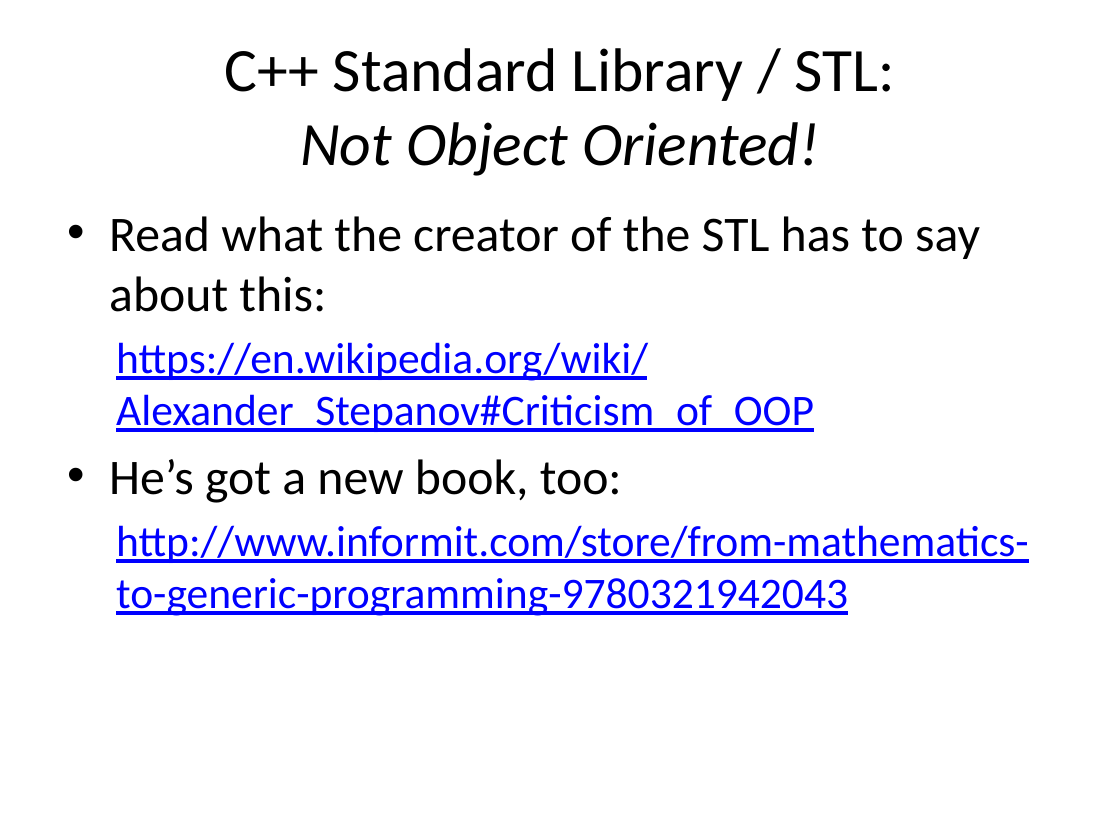
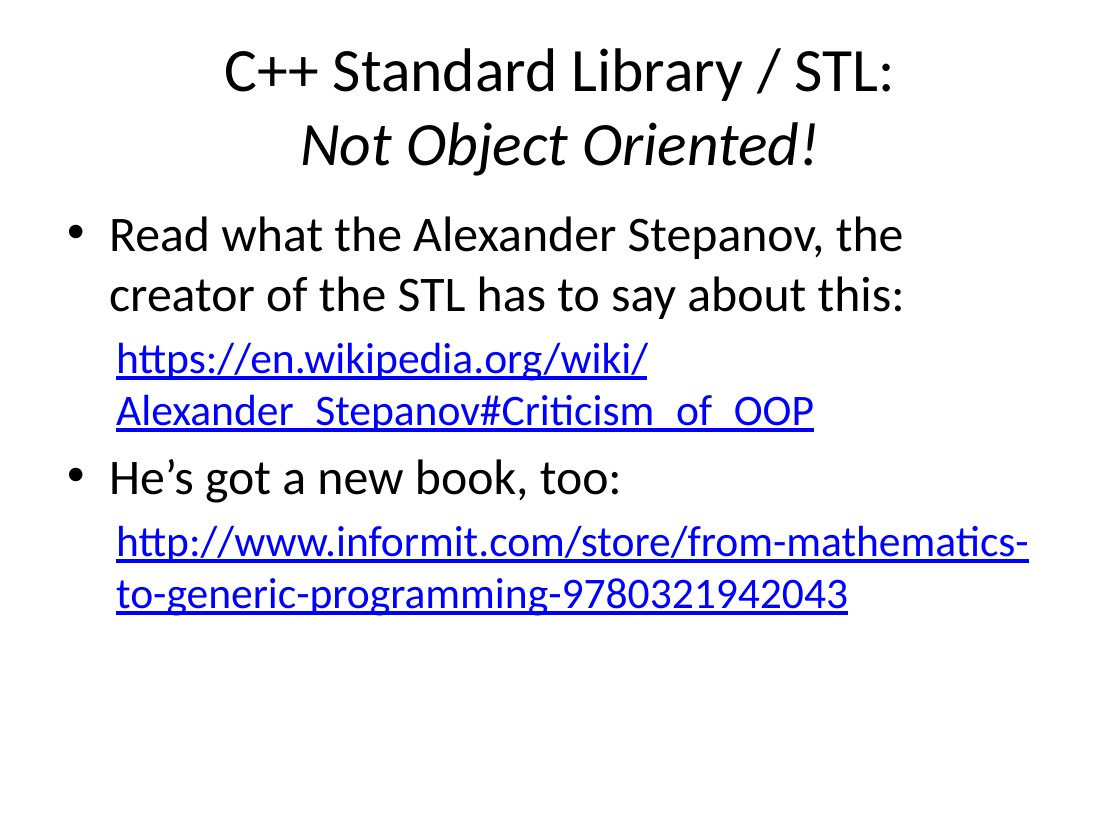
Before and after one commit to fellmad/FunWithCpp11, a slide deck: slide 32 of doc/Fun_with_C++11.pptx. Drawn at 1120x840 pixels with LibreOffice and Linux fonts; fonts in the diff are those of the drawing. Boxes give left, top, right and bottom in pixels: in the first picture for what was removed or moved away, otherwise in the second. Text is boxed around its words. In the diff, an @@ line names an element or a change of style, - is before the commit and + after.

```diff
--- a/doc/Fun_with_C++11.pptx
+++ b/doc/Fun_with_C++11.pptx
@@ text at box(109, 216, 905, 319): text changed @@
-• Read what the creator of the STL has to say about this:
+• Read what the Alexander Stepanov, the creator of the STL has to say about this:
```
Also in this commit, not shown: 9 other slides changed, 1 other file.
